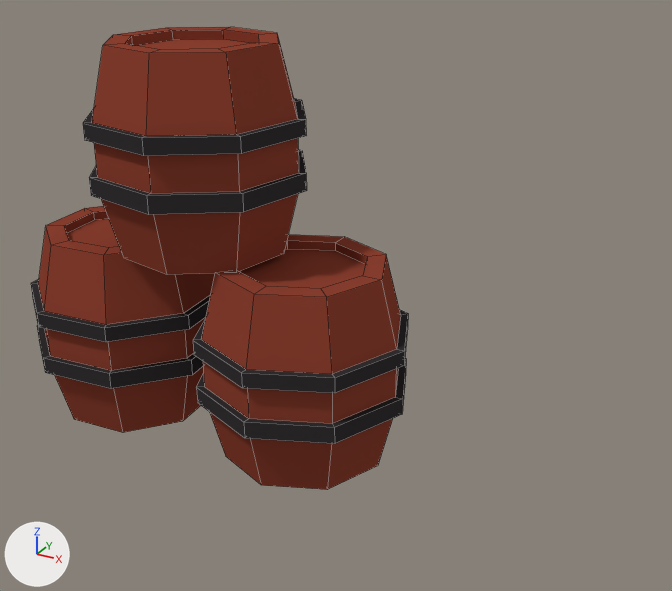
One commit to the Blender file assets/models/ObstaclesModel.blend: the scene before it, then after it.
One viewpoint serves both versions: a 50 mm camera at (2.11, -3.52, 2.63) aimed at (0.17, 0.02, 0.86). Every picture has the same lights, and +X, +Y and +Z are marked at lower left. Mesh edges are drawn as thin lines. The same objects are shown in both versions, whatever each file hides.

Objects in the first picture: 'ObstacleBarrelStackModel'.
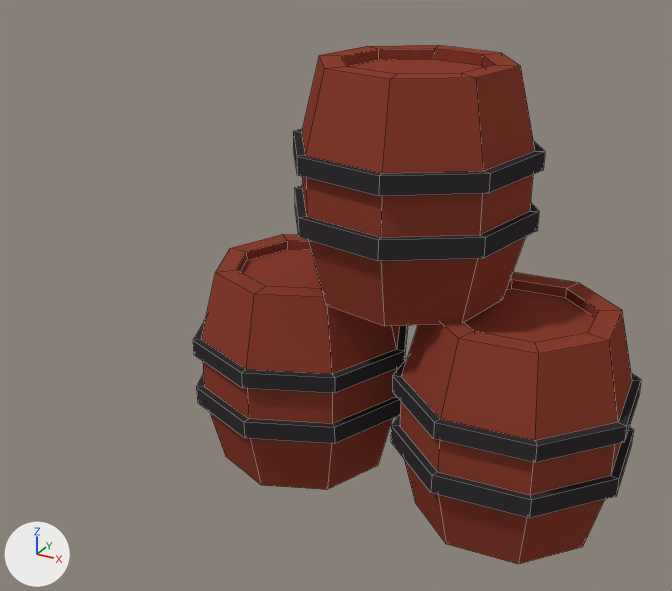
Diff of the bpy script that builds the scene:
```diff
--- a/assets/models/ObstaclesModel.blend.py
+++ b/assets/models/ObstaclesModel.blend.py
@@ me_cylinder_003 @@
 me_cylinder_003.from_pydata(...)  # 336 vertices, 318 faces; spans x -0.95..0.99, y -0.81..0.85, z -1.49..0.5
 # used by ob_obstaclebarrelstackmodel; location = (-0.562, 0.0, 1.493); rotation_euler = (0.0, 0.0, -0.598), in degrees (0, 0, -34)
+# me_cylinder_003 part 1: the loose piece of 112 vertices spanning x -0.54..0.54, y -0.54..0.54, z -0.5..0.5 is moved by (0.92, 0.63, -0.01)
+# me_cylinder_003 part 2: the loose piece of 112 vertices spanning x -0.95..0.09, y -0.81..0.22, z -1.49..-0.49 is moved by (1.79, 1.22, 0.0)
 me_cylinder_003.materials.append(mat_uv)
```

What differs and where, as boxes (x1, y1, x2, y2) in the pictures (672 x 591 px; the box of a moved part takes in the faces that stretch with it):
'ObstacleBarrelStackModel', reshaped (19% wider, 12% taller)
    before: (31, 27, 408, 490)
    after: (193, 45, 641, 564)
part 1 of me_cylinder_003, moved or reshaped
    before: (83, 27, 307, 275)
    after: (293, 45, 545, 326)
part 2 of me_cylinder_003, moved or reshaped
    before: (31, 206, 215, 433)
    after: (391, 272, 641, 564)
